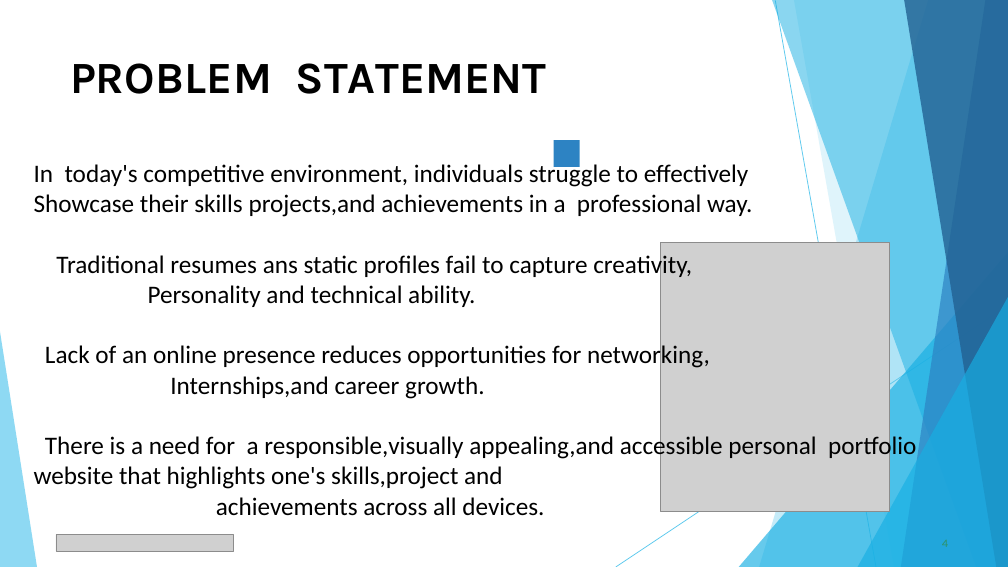
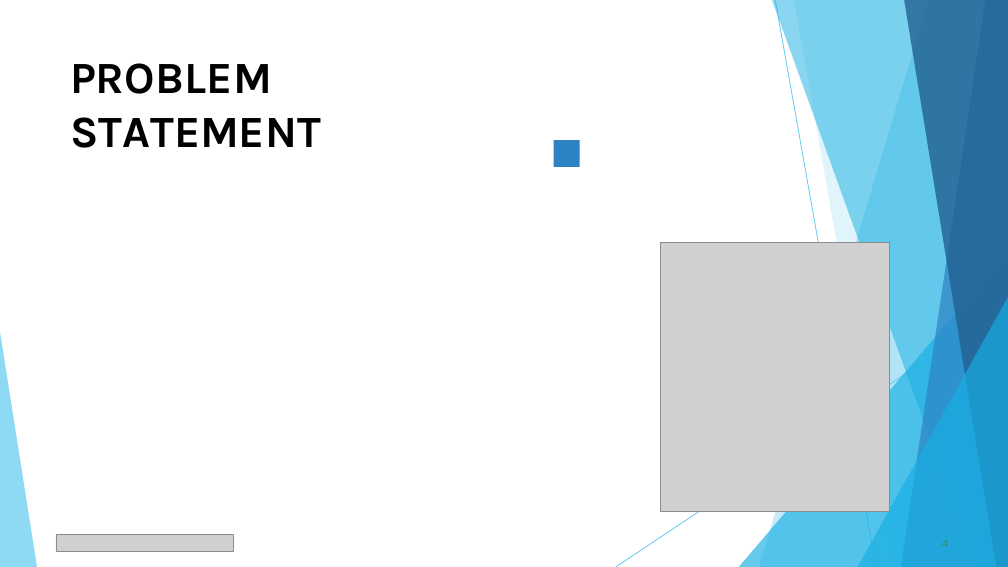
Before and after one commit to mahesh06periyasamy-dot/Maheswari-, a slide deck: slide 4 of PPT FWD TNSDC 2025.pptx. Drawn at 1008x567 pixels with LibreOffice and Linux fonts; fonts in the diff are those of the drawing; grey boxes stand for pictures. Boxes give left, top, right and bottom in pixels: in the first picture for what was removed or moved away, otherwise in the second. Text is boxed around its words. In the diff, an @@ line names an element or a change of style, - is before the commit and + after.

```diff
--- a/PPT FWD TNSDC 2025.pptx
+++ b/PPT FWD TNSDC 2025.pptx
@@ title "PROBLEM STATEMENT" rewrapped from box(70, 63, 547, 94) to box(70, 63, 321, 148) @@
@@ text removed at box(34, 161, 916, 516) @@
-In today's competitive environment, individuals struggle to effectively
-Showcase their skills projects,and achievements in a professional way.
-Traditional resumes ans static profiles fail to capture creativity,
-Personality and technical ability.
-Lack of an online presence reduces opportunities for networking,
-Internships,and career growth.
-There is a need for a responsible,visually appealing,and accessible personal portfolio website that highlights one's skills,project and
-achievements across all devices.
```
Also in this commit, not shown: 7 other slides changed, 3 slides added, 3 slides removed.
